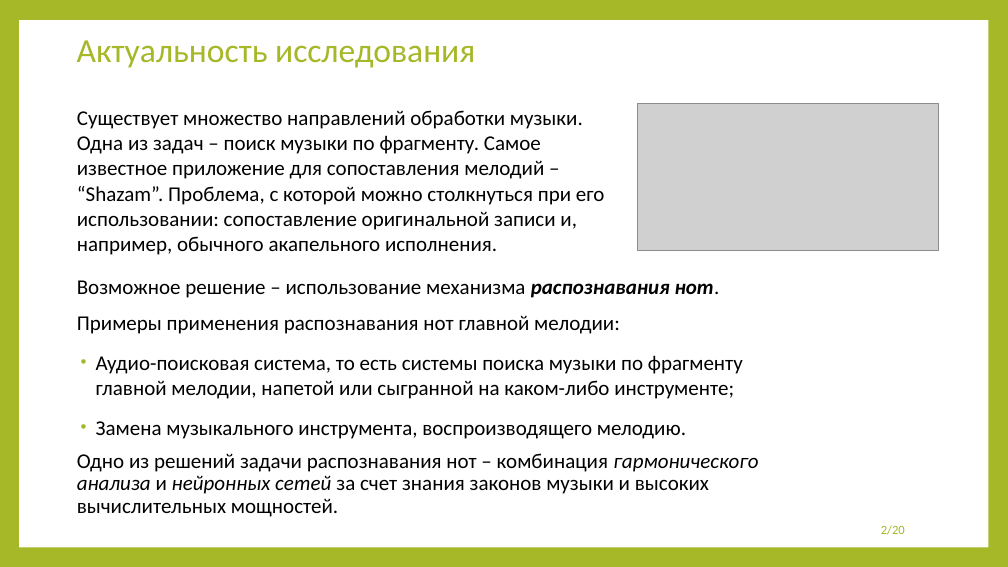
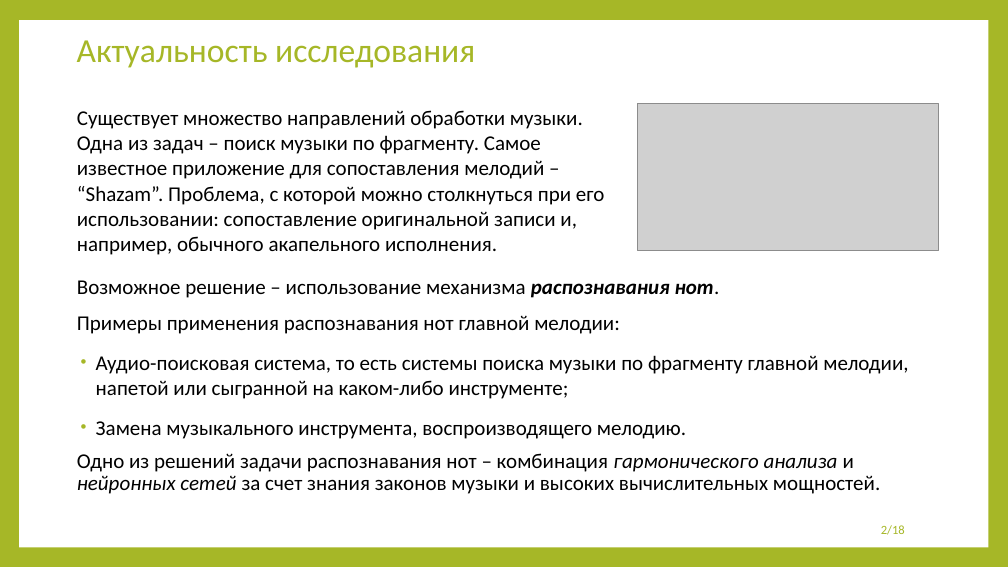
Before and after one commit to 13Fire13nyu/MasterDegree, a slide deck: slide 2 of presentation/presentation.pptx. Drawn at 1008x567 pixels with LibreOffice and Linux fonts; fonts in the diff are those of the drawing; grey boxes stand for pictures. Boxes give left, top, right and bottom in pixels: in the first picture for what was removed or moved away, otherwise in the second. Text is boxed around its words. In the diff, an @@ line names an element or a change of style, - is before the commit and + after.

```diff
--- a/presentation/presentation.pptx
+++ b/presentation/presentation.pptx
@@ text "Возможное решение – использование механизма ..." rewrapped from (x1=77, y1=280, x2=758, y2=517) to (x1=77, y1=280, x2=908, y2=494) @@
@@ page number at (x1=881, y1=525, x2=905, y2=535): text changed @@
-2/20
+2/18
```
Also in this commit, not shown: 12 other slides changed, 1 slide added, 1 slide removed, 4 other files.
